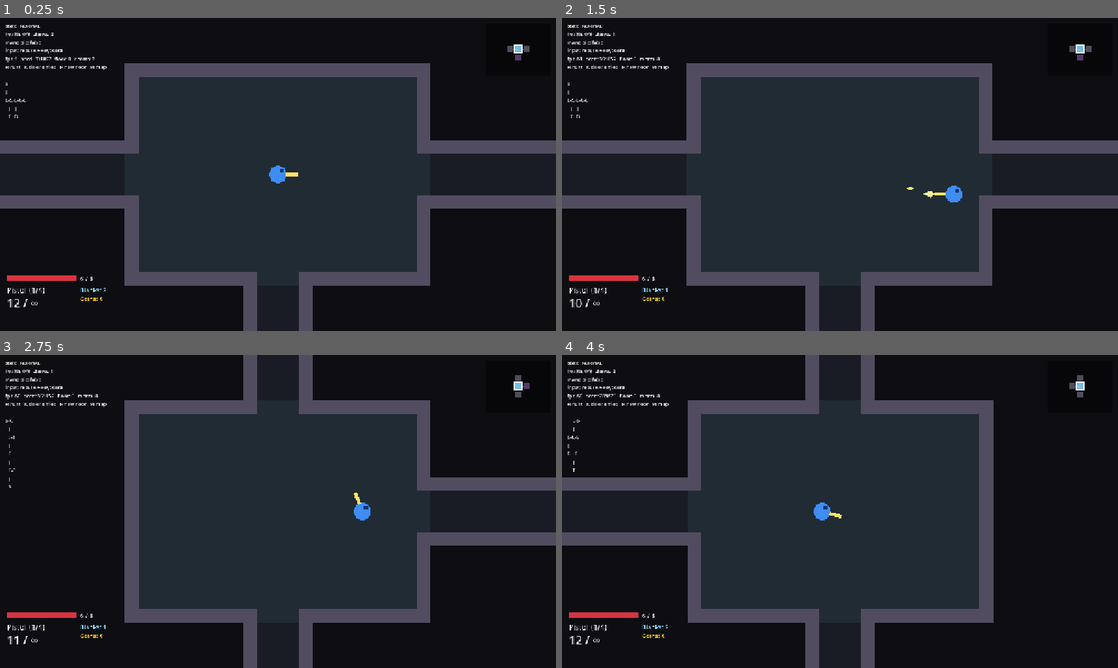
Above: before the commit, frames 1-4 (two rows, left to right).
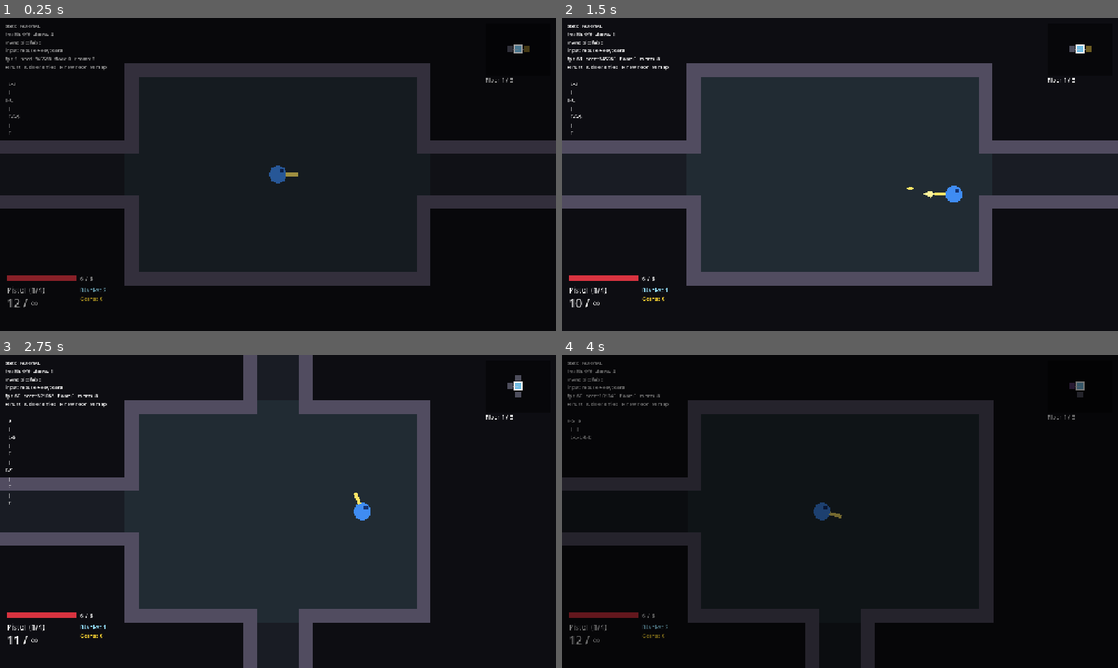
Above: after the commit, the same moments.

Repository: SalemRose/Gungeon-Massive-Ripoff-Edition
Game: Godot game, scene res://levels/floor_level/floor_level.tscn
Same seed, same stepped clock (60 frames per second), same inputs: the game is played once before the commit and once after it.
Inputs (mouse positions are in pixels of both pictures, inside the frame that each line leads up to):
- Up to frame 1 (0.25 s): no input
- Up to frame 2 (1.5 s): move the mouse to (962, 158) at 0.52 s; hold D (move_right) 0.53-1.28 s; tap Q (blank) at 0.6 s; click (962, 158) at 0.67 s; tap E (interact) at 0.8, 1.35 s; move the mouse to (728, 190) at 1.27 s; hold S (move_down) from 1.28 s (still down); click (728, 190) at 1.42 s
- Up to frame 3 (2.75 s): tap N at 1.55, 2.1 s; move the mouse to (333, 442) at 2.02 s; release S (move_down) at 2.03 s; hold D (move_right) from 2.03 s (still down); click (333, 442) at 2.17 s; tap Q (blank) at 2.3 s
- Up to frame 4 (4 s): move the mouse to (812, 574) at 2.77 s; release D (move_right) at 2.78 s; hold W (move_up) 2.78-3.53 s; tap Q (blank) at 2.85 s; click (812, 574) at 2.92 s; tap E (interact) at 3.05 s; move the mouse to (1006, 558) at 3.52 s; hold A (move_left) from 3.53 s (still down); tap Space (dodge) at 3.6 s; click (1006, 558) at 3.67 s; tap N at 3.8 s

The runs differ from the first frame. In frame 1, 14% of the frame differs, in the area x 0-100%, y 2-100%; in frame 2, 1.2%; in frame 3, 4.6%; in frame 4, 44%, in the area x 0-94%, y 0-100%.

Commit message:
Step 9b: stairs and multi-floor runs (Run autoload)
Co-Authored-By: Claude Sonnet 5.5 <noreply@anthropic.com>
Claude-Session: https://claude.ai/code/session_01EKLoHM38k4sTvWqdQMzUWo

Diff:
--- /dev/null
+++ b/autoload/run.gd
@@ -0,0 +1,83 @@
+extends Node
+## The current RUN: which floor you are on and what you carry between floors.
+## (An autoload named `Run`, so any script can say `Run.floor_index`.)
+##
+## A run = FLOORS_PER_RUN floors. Each floor is its own scene load; this node
+## survives the reload and holds the seed of the run plus a snapshot of the
+## player (health, blanks, coins, ammo...) that the next floor puts back.
+##
+##     Run.start_new_run()           # new seed, floor 0
+##     Run.advance(player)           # remember the player, go one floor down
+##     Run.apply(player)             # put the remembered state onto a new player
+##     Run.reset()                   # run over (death or victory)
+##
+## Permanent progress between runs (unlocks, hub currency) is NOT here: that is
+## the save system, step 12.
+
+const FLOORS_PER_RUN := 3
+
+## True once a run has started (the first floor level starts one by itself).
+var active: bool = false
+var run_seed: int = 0
+var floor_index: int = 0
+## What the player carried out of the previous floor. Empty on floor 0.
+var snapshot: Dictionary = {}
+
+
+## Begins a run. Pass a seed to repeat a run, or leave 0 for a random one.
+func start_new_run(seed_value: int = 0) -> void:
+	run_seed = seed_value if seed_value != 0 else (randi() % 1000000 + 1)
+	floor_index = 0
+	snapshot = {}
+	active = true
+
+
+func is_last_floor() -> bool:
+	return floor_index >= FLOORS_PER_RUN - 1
+
+
+## Stores the player's state and moves the run to the next floor.
+func advance(player: Player) -> void:
+	snapshot = capture(player)
+	floor_index += 1
+
+
+## Ends the run. The next floor level starts a fresh one.
+func reset() -> void:
+	active = false
+	floor_index = 0
+	snapshot = {}
+
+
+## The parts of the player that carry over between floors.
+func capture(player: Player) -> Dictionary:
+	var guns: Array = []
+	for weapon in player.weapon_manager.weapons:
+		guns.append({"magazine": weapon.magazine, "reserve": weapon.reserve})
+	return {
+		"max_health": player.max_health,
+		"health": player.health,
+		"blanks": player.blanks,
+		"coins": player.coins,
+		"weapon_index": player.weapon_manager.current_index,
+		"guns": guns,
+	}
+
+
+## Puts a snapshot back onto a fresh player (does nothing if it is empty).
+func apply(player: Player) -> void:
+	if snapshot.is_empty():
+		return
+	player.max_health = snapshot["max_health"]
+	player.health = snapshot["health"]
+	player.blanks = snapshot["blanks"]
+	player.coins = snapshot["coins"]
+	var weapons := player.weapon_manager.weapons
+	for i in mini(weapons.size(), snapshot["guns"].size()):
+		weapons[i].magazine = snapshot["guns"][i]["magazine"]
+		weapons[i].reserve = snapshot["guns"][i]["reserve"]
+	player.weapon_manager.switch_to(snapshot["weapon_index"])
+	# Tell the HUD and anything else listening.
+	player.health_changed.emit(player.health, player.max_health)
+	player.blanks_changed.emit(player.blanks, player.max_blanks)
+	player.coins_changed.emit(player.coins)
--- a/levels/floor_level/floor_level.gd
+++ b/levels/floor_level/floor_level.gd
@@ -5,9 +5,16 @@
 ## Debug keys: H hurt, K kill enemies in fighting rooms, N new random floor,
 ## M toggle the text map in the debug panel.
 
-## 0 = pick a random seed each run.
+## 0 (normal play) = follow the current run (autoload `Run`: its seed and floor).
+## Any other value = a fixed debug/test floor that ignores the run.
 @export var seed_value: int = 0
 @export var floor_index: int = 0
+## Seconds of fade when changing floor (0 = instant, used by tests).
+@export var fade_time: float = 0.4
+
+## Emitted instead of reloading the scene when there is no current scene
+## (only happens when a test drives the level directly).
+signal reload_requested
 
 @onready var player: Player = $Player
 @onready var debug_label: Label = $DebugLayer/DebugLabel
@@ -16,12 +23,21 @@
 var room_camera: RoomCamera
 var minimap: Minimap
 var layout: FloorLayout
+var stairs: Stairs
 var _show_map: bool = true
+var _uses_run: bool = false
+var _fade: ColorRect
+var _floor_label: Label
+var _leaving: bool = false
 
 
 func _ready() -> void:
-	if seed_value == 0:
-		seed_value = randi() % 1000000 + 1
+	_uses_run = seed_value == 0
+	if _uses_run:
+		if not Run.active:
+			Run.start_new_run()
+		seed_value = Run.run_seed
+		floor_index = Run.floor_index
 	layout = FloorGenerator.generate(seed_value, floor_index)
 	builder = FloorBuilder.new()
 	builder.name = "Floor"
@@ -33,6 +49,8 @@
 	# Place the player at the start room's center (it is already in the tree).
 	player.global_position = builder.start_room().global_position
 	player.died.connect(_on_player_died)
+	if _uses_run:
+		Run.apply(player)   # what you carried down from the last floor
 	# Holds the camera inside the current room (see room_camera.gd).
 	room_camera = RoomCamera.new()
 	add_child(room_camera)
@@ -45,6 +63,26 @@
 	minimap.setup(layout, room_camera)
 	map_layer.add_child(BossBar.new())   # shows itself while a boss is fighting
 	minimap.position = Vector2(get_viewport().get_visible_rect().size.x - minimap.size.x - 12.0, 12.0)
+	_floor_label = Label.new()
+	_floor_label.text = "Floor %d / %d" % [floor_index + 1, Run.FLOORS_PER_RUN]
+	_floor_label.add_theme_font_size_override("font_size", 13)
+	_floor_label.position = minimap.position + Vector2(0.0, minimap.size.y + 2.0)
+	map_layer.add_child(_floor_label)
+	# Black sheet used to fade between floors.
+	var fade_layer := CanvasLayer.new()
+	fade_layer.layer = 100
+	add_child(fade_layer)
+	_fade = ColorRect.new()
+	_fade.color = Color.BLACK
+	_fade.mouse_filter = Control.MOUSE_FILTER_IGNORE
+	_fade.set_anchors_preset(Control.PRESET_FULL_RECT)
+	fade_layer.add_child(_fade)
+	if fade_time > 0.0:
+		create_tween().tween_property(_fade, "color:a", 0.0, fade_time)   # fade in
+	else:
+		_fade.color.a = 0.0
+	# When the boss dies and the room opens, the way down appears.
+	builder.boss_room().cleared.connect(_spawn_stairs)
 
 
 func _process(_delta: float) -> void:
@@ -71,12 +109,49 @@
 				for enemy in (room as Room).get_enemies():
 					enemy.take_damage(99999.0)
 		KEY_N:
+			Run.reset()
 			seed_value = 0
-			get_tree().reload_current_scene()
+			_reload()
 		KEY_M:
 			_show_map = not _show_map
 
 
+## The way down, in the middle of the boss room.
+func _spawn_stairs() -> void:
+	if stairs != null:
+		return
+	stairs = load("res://levels/props/stairs.tscn").instantiate() as Stairs
+	stairs.caption = "VICTORY" if Run.is_last_floor() else "DOWN"
+	stairs.position = Vector2.ZERO   # the boss room's center
+	builder.boss_room().add_child(stairs)
+	stairs.used.connect(descend)
+
+
+## Leaves the floor: next floor of the run, or the end of the run on the last.
+func descend() -> void:
+	if _leaving:
+		return
+	_leaving = true
+	if Run.is_last_floor():
+		FloatingText.spawn(self, player.global_position + Vector2(0.0, -30.0), "RUN COMPLETE!", Color(1.0, 0.9, 0.4), 16)
+		Run.reset()   # a hub / results screen will go here (step 12)
+	else:
+		Run.advance(player)
+	if fade_time > 0.0:
+		var tween := create_tween()
+		tween.tween_property(_fade, "color:a", 1.0, fade_time)
+		await tween.finished
+	_reload()
+
+
 func _on_player_died() -> void:
 	await get_tree().create_timer(1.5).timeout
-	get_tree().reload_current_scene()
+	Run.reset()   # dying ends the run
+	_reload()
+
+
+func _reload() -> void:
+	if get_tree().current_scene != null:
+		get_tree().reload_current_scene()
+	else:
+		reload_requested.emit()
--- /dev/null
+++ b/levels/props/stairs.gd
@@ -0,0 +1,56 @@
+class_name Stairs
+extends Node2D
+## The way down. Appears in the boss room once the boss is dead; press
+## Interact (E / Y) next to it to leave the floor.
+##
+## On the last floor of a run it is a victory exit instead (the label says so);
+## the floor level decides what using it does, this node only reports it:
+##
+##     stairs.used.connect(level.descend)
+##
+## INTERACTION: same contract as Table / ShopItem / Chest.
+## ART: everything visible is under `Visual`.
+
+signal used
+
+## Text under the stairs ("DOWN", or "VICTORY" on the last floor).
+@export var caption: String = "DOWN"
+
+const PROMPT_RANGE := 48.0
+
+var _player: Player
+var _used: bool = false
+
+@onready var prompt: Label = $Prompt
+@onready var caption_label: Label = $Caption
+
+
+func _ready() -> void:
+	add_to_group("interactables")
+	caption_label.text = caption
+
+
+func _process(_delta: float) -> void:
+	if not is_instance_valid(_player):
+		_player = get_tree().get_first_node_in_group("player") as Player
+	prompt.visible = _player != null and can_interact(_player) and global_position.distance_to(_player.global_position) <= PROMPT_RANGE
+	if prompt.visible:
+		prompt.text = get_prompt(_player)
+
+
+# --- Interaction (called by the player) ---------------------------------------
+
+func can_interact(_player_node: Player) -> bool:
+	return not _used
+
+
+func get_prompt(player_node: Player) -> String:
+	return "Y" if player_node.using_gamepad else "E"
+
+
+func interact(_player_node: Player) -> void:
+	if _used:
+		return
+	_used = true
+	prompt.visible = false
+	used.emit()
--- /dev/null
+++ b/levels/props/stairs.tscn
@@ -0,0 +1,39 @@
+[gd_scene load_steps=2 format=3]
+
+[ext_resource type="Script" path="res://levels/props/stairs.gd" id="1_stairs"]
+
+[node name="Stairs" type="Node2D"]
+script = ExtResource("1_stairs")
+
+[node name="Visual" type="Node2D" parent="."]
+
+[node name="Step1" type="Polygon2D" parent="Visual"]
+color = Color(0.22, 0.2, 0.28, 1)
+polygon = PackedVector2Array(-20, -16, 20, -16, 20, 16, -20, 16)
+
+[node name="Step2" type="Polygon2D" parent="Visual"]
+color = Color(0.15, 0.13, 0.2, 1)
+polygon = PackedVector2Array(-15, -10, 15, -10, 15, 12, -15, 12)
+
+[node name="Step3" type="Polygon2D" parent="Visual"]
+color = Color(0.07, 0.06, 0.1, 1)
+polygon = PackedVector2Array(-10, -4, 10, -4, 10, 8, -10, 8)
+
+[node name="Caption" type="Label" parent="."]
+offset_left = -30.0
+offset_top = 18.0
+offset_right = 30.0
+offset_bottom = 36.0
+theme_override_font_sizes/font_size = 11
+text = "DOWN"
+horizontal_alignment = 1
+
+[node name="Prompt" type="Label" parent="."]
+visible = false
+offset_left = -10.0
+offset_top = -40.0
+offset_right = 10.0
+offset_bottom = -22.0
+theme_override_font_sizes/font_size = 13
+text = "E"
+horizontal_alignment = 1
--- a/project.godot
+++ b/project.godot
@@ -18,6 +18,7 @@
 [autoload]
 
 InputSetup="*res://autoload/input_setup.gd"
+Run="*res://autoload/run.gd"
 
 [display]
 
Not shown, added: autoload/run.gd.uid
Not shown, added: levels/props/stairs.gd.uid
Not shown, changed: ROADMAP.md
